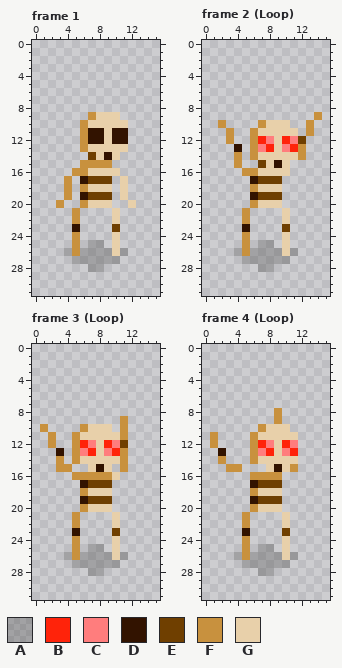
Two states of a pixel-art file, assets/skeleton01.ase. The picture above is the old version.
16x32 pixels, 5 frames. Shown: frame 1, frame 2 (Loop), frame 3 (Loop), frame 4 (Loop). The old version is drawn lined up with the new one. The commit also changed other frames, which this record leaves out.
Visible layers, top first: "Layer 1", "Layer 2".
Palette (. is transparent): A #5252525a  B #ff230a  C #ff7d7d  D #321300  E #6f3f00  F #c8913e  G #e8d0aa
Pixels before, frame 1, first column x 3:
 9 ....FGGG..
10 ...FGGGGG.
11 ...FDDGDD.
12 ...FDDGDD.
13 ...FGGGGG.
14 ....EGDG..
15 ...FFFF...
16 ..FFGGGG..
17 .F.DEEE.G.
18 .F.FGGG.G.
19 .F.DEEE.G.
20 F..FGGG..G
21 ..F....G..
22 ..F....G..
23 ..D....E..
24 ..F....G..
25 ..F.AA.G..
26 .AFAAAAGA.
27 ..AAAAAA..
28 ....AA....
Pixels before, frame 2 (Loop), first column x 2:
 9 ............F
10 F....FGGG..F.
11 .F..FGGGGG.F.
12 .F..FBCGBCE..
13 ..D.FCBGCBF..
14 ..F.FGGGGGF..
15 ..F..EGDG....
16 ...FFGGGG....
17 ....DEEE.....
18 ....FGGG.....
19 ....DEEE.....
20 ....FGGG.....
21 ...F....G....
22 ...F....G....
23 ...D....E....
24 ...F....G....
25 ...F.AA.G....
26 ..AFAAAAGA...
27 ...AAAAAA....
28 .....AA......
Pixels before, frame 3 (Loop), first column x 1:
 9 ..........F
10 F....FGGG.F
11 .F..FGGGGGF
12 .F..FBCGBCE
13 ..D.FCBGCBF
14 ..F.FGGGGGF
15 ..FF..GDG.F
16 ....FFFFFG.
17 .....DEEE..
18 .....FGGG..
19 .....DEEE..
20 .....FGGG..
21 ....F....G.
22 ....F....G.
23 ....D....E.
24 ....F....G.
25 ....F.AA.G.
26 ...AFAAAAGA
27 ....AAAAAA.
28 ......AA...
Pixels before, frame 4 (Loop), first column x 1:
 8 ........F..
 9 ........F..
10 ......FGGG.
11 F....FGGGGG
12 F....FBCGBC
13 .D...FCBGCB
14 .F...FGGGGG
15 ..FF...GDGF
16 .....FFFF..
17 .....DEEE..
18 .....FGGG..
19 .....DEEE..
20 .....FGGG..
21 ....F....G.
22 ....F....G.
23 ....D....E.
24 ....F....G.
25 ....F.AA.G.
26 ...AFAAAAGA
27 ....AAAAAA.
28 ......AA...
New version:
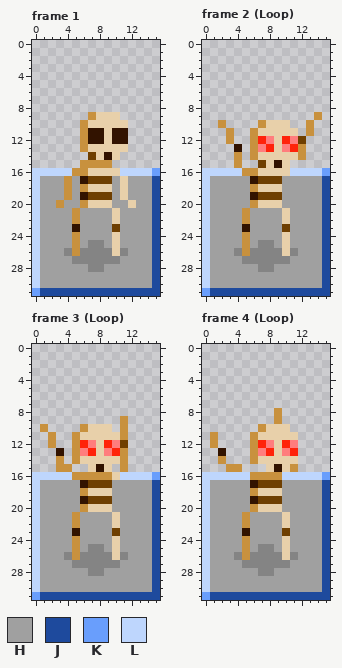
Colours new in this view: H #a0a0a0  J #1e4a9d  K #699efc  L #bed6fd
Changes in this commit:
whole drawing moved by +1,+0 (the old picture is shown already moved)
colour A: #5252525a -> #848484
Changed rows in their new state; - is a pixel that keeps its letter.
Frame 1:
first column x 0:
16 LLLLL------LLLLK
17 LHHH-H----H-HHHJ
18 LHHH-H----H-HHHJ
19 LHHH-H----H-HHHJ
20 LHH-HH----HH-HHJ
21 LHHHH-HHHH-HHHHJ
22 LHHHH-HHHH-HHHHJ
23 LHHHH-HHHH-HHHHJ
24 LHHHH-HHHH-HHHHJ
25 LHHHH-H--H-HHHHJ
26 LHHH--------HHHJ
27 LHHHH------HHHHJ
28 LHHHHHH--HHHHHHJ
29 LHHHHHHHHHHHHHHJ
30 LHHHHHHHHHHHHHHJ
31 KJJJJJJJJJJJJJJJ
Frame 2 (Loop):
first column x 0:
16 LLLLL------LLLLK
17 LHHHHH----HHHHHJ
18 LHHHHH----HHHHHJ
19 LHHHHH----HHHHHJ
20 LHHHHH----HHHHHJ
21 LHHHH-HHHH-HHHHJ
22 LHHHH-HHHH-HHHHJ
23 LHHHH-HHHH-HHHHJ
24 LHHHH-HHHH-HHHHJ
25 LHHHH-H--H-HHHHJ
26 LHHH--------HHHJ
27 LHHHH------HHHHJ
28 LHHHHHH--HHHHHHJ
29 LHHHHHHHHHHHHHHJ
30 LHHHHHHHHHHHHHHJ
31 KJJJJJJJJJJJJJJJ
Frame 3 (Loop): the same change as frame 2 (Loop)
Frame 4 (Loop):
first column x 0:
16 LLLLLL----LLLLLK
17 LHHHHH----HHHHHJ
18 LHHHHH----HHHHHJ
19 LHHHHH----HHHHHJ
20 LHHHHH----HHHHHJ
21 LHHHH-HHHH-HHHHJ
22 LHHHH-HHHH-HHHHJ
23 LHHHH-HHHH-HHHHJ
24 LHHHH-HHHH-HHHHJ
25 LHHHH-H--H-HHHHJ
26 LHHH--------HHHJ
27 LHHHH------HHHHJ
28 LHHHHHH--HHHHHHJ
29 LHHHHHHHHHHHHHHJ
30 LHHHHHHHHHHHHHHJ
31 KJJJJJJJJJJJJJJJ
Pixel boxes of the changes (left, top, right, bottom) in both pictures:
changed: (32, 168, 160, 296)
changed: (202, 168, 330, 296)
changed: (32, 472, 160, 600)
changed: (202, 472, 330, 600)
